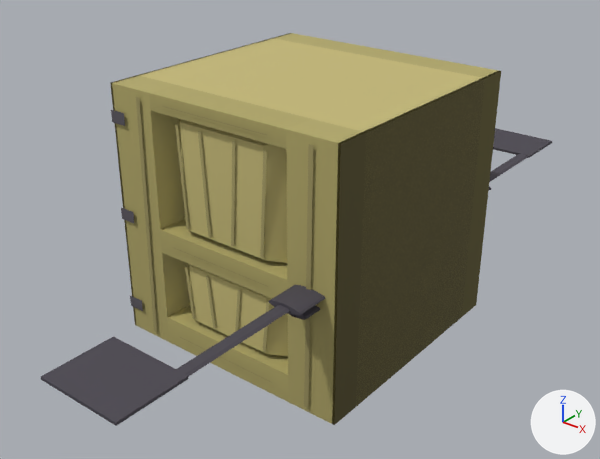
The glTF model assets/models/props/door_leaf_narrow.glb, before and after one commit.
Both versions are drawn from a 50 mm lens placed at (1.8, -2.31, 1.31), pointed at (-0.01, -0.05, -0.1). The axes (+X, +Y, +Z) are drawn at lower right. The lights are the same throughout. The picture after the commit comes second. Vertices at exactly the same position are counted once.

The first picture shows 'door_leaf_narrow'.
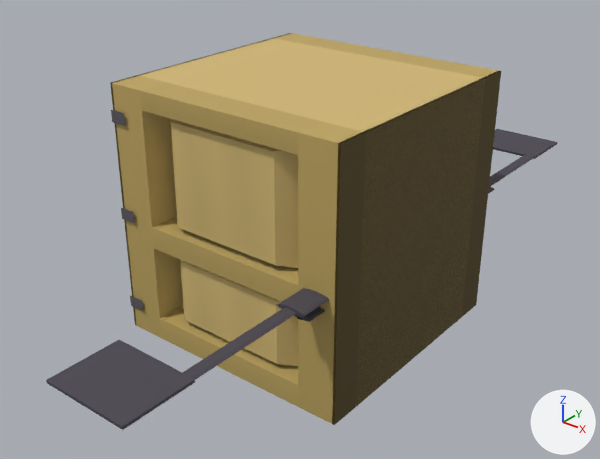
Pixel boxes (x1, y1, x2, y2) of what changed, in the pictures (600 x 459 px; the box of a moved part takes in the faces that stretch with it):
'door_leaf_narrow', reshaped: before (41, 33, 552, 426); after (46, 33, 557, 430)
part 1 of me_door_leaf_narrow, moved or reshaped: before (41, 336, 189, 426); after (46, 340, 195, 430)
part 2 of me_door_leaf_narrow, rebuilt (14% wider): before (160, 118, 288, 299); after (152, 119, 298, 302)
part 3 of me_door_leaf_narrow, deleted: before (136, 97, 272, 383)
part 4 of me_door_leaf_narrow, moved or reshaped: before (168, 144, 528, 408); after (160, 155, 533, 385)
part 5 of me_door_leaf_narrow, recoloured: (129, 38, 495, 414) in both

What the commit changed:
me_door_leaf_narrow is used by ob_door_leaf_narrow; location (0.0, 0.0, 0.0).
me_door_leaf_narrow had 448 vertices, 494 faces and spanned x -0.56..0.5, y -1.31..1.31, z -0.5..0.5.
me_door_leaf_narrow now has 368 vertices, 490 faces and spans x -0.56..0.5, y -1.31..1.31, z -0.5..0.5.
me_door_leaf_narrow part 1: the loose piece of 8 vertices spanning x 0.11..0.42, y -1.31..-1.06, z -0.03..-0.02 is moved by (0.02, 0.0, 0.0).
me_door_leaf_narrow part 2: the loose piece of 12 vertices spanning x -0.3..0.3, y -0.5..-0.38, z -0.11..0.44 is rebuilt with 18 vertices and now spans x -0.34..0.34, y -0.5..-0.38, z -0.1..0.43.
me_door_leaf_narrow part 3: 24 loose pieces with 96 vertices, spanning x -0.38..0.23, y -0.51..0.51, z -0.48..0.48, are deleted.
me_door_leaf_narrow part 4: 38 vertices moved from x -0.3..0.46, y -0.62..0.62, z -0.5..0.5 to x -0.34..0.46, y -0.62..0.62, z -0.5..0.5; 90 vertices removed from x -0.3..0.44, y -1.19..1.19, z -0.48..0.48; 94 vertices added at x -0.34..0.47, y -1.19..1.19, z -0.41..-0.02.
me_door_leaf_narrow part 5: 70 kept faces spanning x -0.5..0.5, y -0.5..0.5, z -0.5..0.5 get new vertex colours; the middle colour goes from yellow #afa566 to yellow #baa15e.
Other edits to the shape of me_door_leaf_narrow do not show in these pictures.
